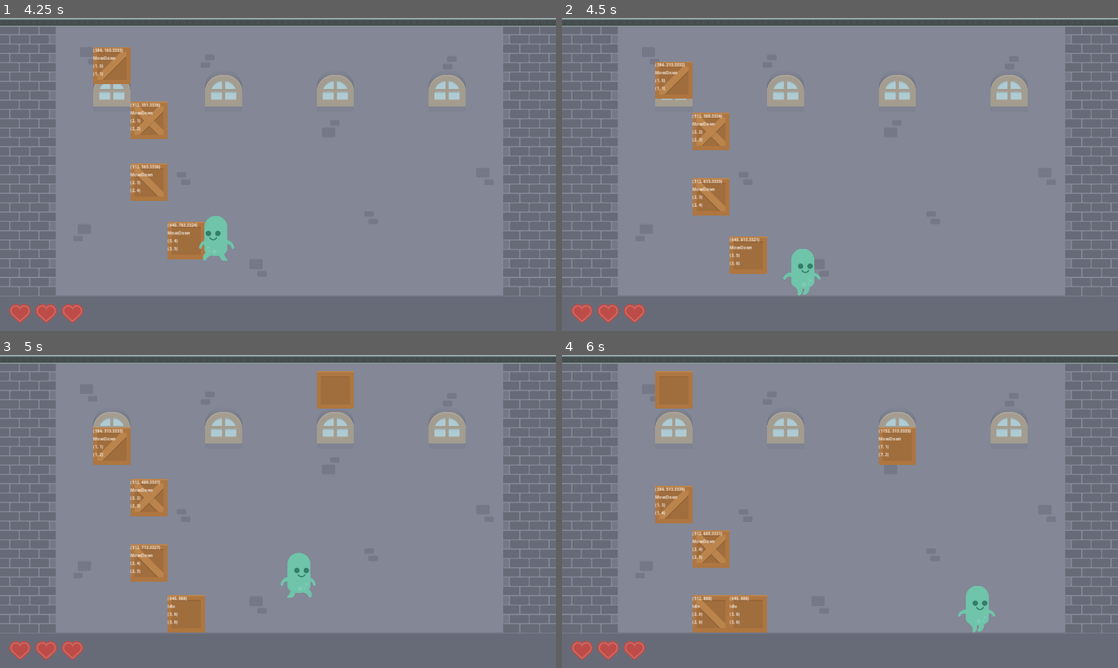
Above: before the commit, frames 1-4 (two rows, left to right).
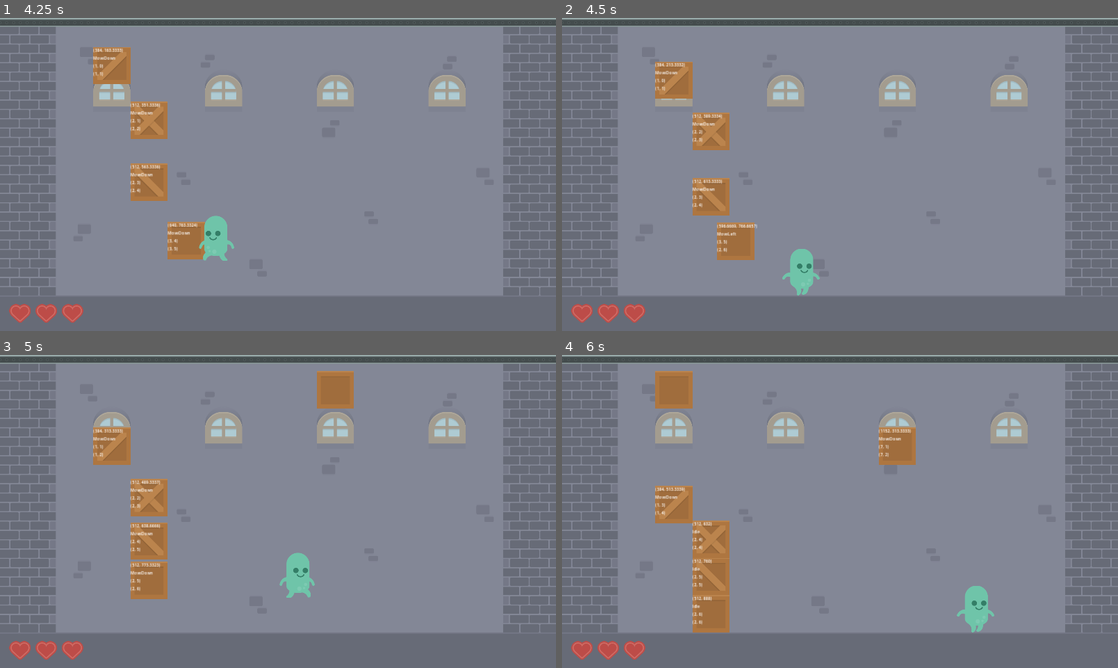
Above: after the commit, the same moments.

Repository: staskozin/stack-attack
Game: Godot game, scene res://scenes/main.tscn
Two runs of this game, one before a commit and one after it. Both use one fixed random seed, a clock stepped at 60 frames per second and the inputs below.
Inputs:
- Up to frame 1 (4.25 s): tap Enter at 0.5 s; hold D (input_right) 0.53-2.03 s; tap W (input_up) at 0.77, 1.52, 3.02, 3.77 s; hold A (input_left) from 2.03 s (still down)
- Up to frame 2 (4.5 s): release A (input_left) at 4.28 s; hold D (input_right) from 4.28 s (still down)
- Up to frame 3 (5 s): keep holding D (input_right); tap W (input_up) at 4.52 s
- Up to frame 4 (6 s): keep holding D (input_right)

Frame 1 is identical in both runs. In frame 2, 1.2% of the frame differs, in the area x 27-47%, y 65-89%; in frame 3, 2.1%; in frame 4, 2.2%, in the area x 23-78%, y 52-89%.

Commit message:
Улучшил пинки ящиков
- Если игрок уже в зоне толкания, при выполнении условий ящик должен пнуться.
- Ящик должен пинаться только если игрок направлен в его сторону.

Diff:
--- a/scripts/box.gd
+++ b/scripts/box.gd
@@ -7,10 +7,17 @@
 var y: int
 var to_x: int
 var to_y: int
+var player_on_left: bool = false
+var player_on_right: bool = false
+var player: Player = null
 
 
 func _ready() -> void:
 	$Texture.texture = ResourceLoader.load("res://assets/box" + str(randi_range(1, 4)) + ".png")
+	%LeftSide.body_entered.connect(_on_left_side_body_entered)
+	%RightSide.body_entered.connect(_on_right_side_body_entered)
+	%LeftSide.body_exited.connect(_on_left_side_body_exited)
+	%RightSide.body_exited.connect(_on_right_side_body_exited)
 
 
 func destroy() -> void:
@@ -33,3 +40,27 @@
 		if body.destroy_timer < 0.0:
 			body.hit()
 		destroy()
+
+
+func _on_left_side_body_entered(body: PhysicsBody2D) -> void:
+	if body.name == "Player":
+		player_on_left = true
+		player = body
+
+
+func _on_right_side_body_entered(body: PhysicsBody2D) -> void:
+	if body.name == "Player":
+		player_on_right = true
+		player = body
+
+
+func _on_left_side_body_exited(body: PhysicsBody2D) -> void:
+	if body.name == "Player":
+		player_on_left = false
+		player = null
+
+
+func _on_right_side_body_exited(body: PhysicsBody2D) -> void:
+	if body.name == "Player":
+		player_on_right = false
+		player = null
--- a/scripts/player.gd
+++ b/scripts/player.gd
@@ -1,3 +1,4 @@
+class_name Player
 extends CharacterBody2D
 
 
@@ -12,6 +13,8 @@
 
 var health: int = 3
 var destroy_timer: float = 0.0
+var moving_left: bool = false
+var moving_right: bool = false
 
 
 var _jump_buffer: float = 0.0
@@ -115,11 +118,15 @@
 		%Sprite.play("walk")
 		%Sprite.flip_h = true
 		horizontal -= 1.0
+		moving_left = true
 	elif Input.is_action_pressed("input_right"):
 		%Sprite.play("walk")
 		%Sprite.flip_h = false
 		horizontal += 1.0
+		moving_right = true
 	else:
 		%Sprite.play("default")
 		%Sprite.flip_h = false
+		moving_left = false
+		moving_right = false
 	return horizontal
--- a/scripts/states/box/idle.gd
+++ b/scripts/states/box/idle.gd
@@ -4,13 +4,6 @@
 
 func enter() -> void:
 	root.position = Field.get_tile_position(Vector2i(root.x, root.y))
-	%LeftSide.body_entered.connect(_on_left_side_body_entered)
-	%RightSide.body_entered.connect(_on_right_side_body_entered)
-
-
-func exit() -> void:
-	%LeftSide.body_entered.disconnect(_on_left_side_body_entered)
-	%RightSide.body_entered.disconnect(_on_right_side_body_entered)
 
 
 func physics_update(_delta: float) -> void:
@@ -21,35 +14,28 @@
 	or Field.is_bottom_in_state(coords, ["MoveDown"])):
 		root.to_y += 1
 		transitioned.emit(self, "MoveDown")
-
-
-func _on_right_side_body_entered(body: PhysicsBody2D) -> void:
-	if body.name != "Player":
 		return
-	var coords: Vector2i = Vector2i(root.x, root.y)
-	if Field.is_top_left_in_state(coords, ["MoveDown"]) \
-	or not Field.is_top_empty(coords) \
-	and Field.is_top_in_state(coords, ["Idle", "MoveRight", "MoveLeft"]):
-		return
-	if (Field.is_left_empty(coords) \
-	or Field.is_left_in_state(coords, ["MoveLeft"])) \
-	and (Field.is_top_left_empty(coords) \
-	or Field.is_top_left_in_state(coords, ["MoveLeft"])):
-		root.to_x -= 1
-		transitioned.emit(self, "MoveLeft")
-
-
-func _on_left_side_body_entered(body: PhysicsBody2D) -> void:
-	if body.name != "Player":
-		return
-	var coords: Vector2i = Vector2i(root.x, root.y)
-	if Field.is_top_right_in_state(coords, ["MoveDown"]) \
-	or not Field.is_top_empty(coords) \
-	and Field.is_top_in_state(coords, ["Idle", "MoveRight", "MoveLeft"]):
-		return
-	if (Field.is_right_empty(coords) \
-	or Field.is_right_in_state(coords, ["MoveRight"])) \
-	and (Field.is_top_right_empty(coords) \
-	or Field.is_top_right_in_state(coords, ["MoveRight"])):
-		root.to_x += 1
-		transitioned.emit(self, "MoveRight")
+	elif root.player and root.player_on_right:
+		if Field.is_top_left_in_state(coords, ["MoveDown"]) \
+		or not Field.is_top_empty(coords) \
+		and Field.is_top_in_state(coords, ["Idle", "MoveRight", "MoveLeft"]) \
+		or not root.player.moving_left:
+			return
+		if (Field.is_left_empty(coords) \
+		or Field.is_left_in_state(coords, ["MoveLeft"])) \
+		and (Field.is_top_left_empty(coords) \
+		or Field.is_top_left_in_state(coords, ["MoveLeft"])):
+			root.to_x -= 1
+			transitioned.emit(self, "MoveLeft")
+	elif root.player and root.player_on_left:
+		if Field.is_top_right_in_state(coords, ["MoveDown"]) \
+		or not Field.is_top_empty(coords) \
+		and Field.is_top_in_state(coords, ["Idle", "MoveRight", "MoveLeft"]) \
+		or not root.player.moving_right:
+			return
+		if (Field.is_right_empty(coords) \
+		or Field.is_right_in_state(coords, ["MoveRight"])) \
+		and (Field.is_top_right_empty(coords) \
+		or Field.is_top_right_in_state(coords, ["MoveRight"])):
+			root.to_x += 1
+			transitioned.emit(self, "MoveRight")
--- a/scripts/states/box/move_down.gd
+++ b/scripts/states/box/move_down.gd
@@ -2,17 +2,31 @@
 extends BoxState
 
 
-func enter() -> void:
-	%LeftSide.body_entered.connect(_on_left_side_body_entered)
-	%RightSide.body_entered.connect(_on_right_side_body_entered)
-
-
-func exit() -> void:
-	%LeftSide.body_entered.disconnect(_on_left_side_body_entered)
-	%RightSide.body_entered.disconnect(_on_right_side_body_entered)
-
-
 func physics_update(delta: float) -> void:
+	if root.player and root.player_on_right:
+		var coords: Vector2i = Vector2i(root.x, root.y)
+		if (Field.is_left_empty(coords) \
+		or Field.is_left_in_state(coords, ["MoveLeft"])) \
+		and (Field.is_top_left_empty(coords) \
+		or Field.is_top_left_in_state(coords, ["MoveLeft"])) \
+		and (Field.is_bottom_left_empty(coords) \
+		or Field.is_bottom_left_in_state(coords, ["MoveLeft"])) \
+		and root.player.moving_left:
+			root.to_x -= 1
+			transitioned.emit(self, "MoveLeft")
+			return
+	if root.player and root.player_on_left:
+		var coords: Vector2i = Vector2i(root.x, root.y)
+		if (Field.is_left_empty(coords) \
+		or Field.is_right_in_state(coords, ["MoveRight"])) \
+		and (Field.is_top_right_empty(coords) \
+		or Field.is_top_right_in_state(coords, ["MoveRight"])) \
+		and (Field.is_bottom_right_empty(coords) \
+		or Field.is_bottom_right_in_state(coords, ["MoveRight"])) \
+		and root.player.moving_right:
+			root.to_x += 1
+			transitioned.emit(self, "MoveRight")
+			return
 	if root.y < root.to_y:
 		root.position.y += root.speed * delta
 		if root.position.y >= Field.get_tile_position(Vector2(root.x, root.to_y)).y:
@@ -26,29 +40,3 @@
 					root.to_y += 1
 	else:
 		transitioned.emit(self, "Idle")
-
-
-func _on_right_side_body_entered(body: PhysicsBody2D) -> void:
-	if body.name == "Player":
-		var coords: Vector2i = Vector2i(root.x, root.y)
-		if (Field.is_left_empty(coords) \
-		or Field.is_left_in_state(coords, ["MoveLeft"])) \
-		and (Field.is_top_left_empty(coords) \
-		or Field.is_top_left_in_state(coords, ["MoveLeft"])) \
-		and (Field.is_bottom_left_empty(coords) \
-		or Field.is_bottom_left_in_state(coords, ["MoveLeft"])):
-			root.to_x -= 1
-			transitioned.emit(self, "MoveLeft")
-
-
-func _on_left_side_body_entered(body: PhysicsBody2D) -> void:
-	if body.name == "Player":
-		var coords: Vector2i = Vector2i(root.x, root.y)
-		if (Field.is_left_empty(coords) \
-		or Field.is_right_in_state(coords, ["MoveRight"])) \
-		and (Field.is_top_right_empty(coords) \
-		or Field.is_top_right_in_state(coords, ["MoveRight"])) \
-		and (Field.is_bottom_right_empty(coords) \
-		or Field.is_bottom_right_in_state(coords, ["MoveRight"])):
-			root.to_x += 1
-			transitioned.emit(self, "MoveRight")
